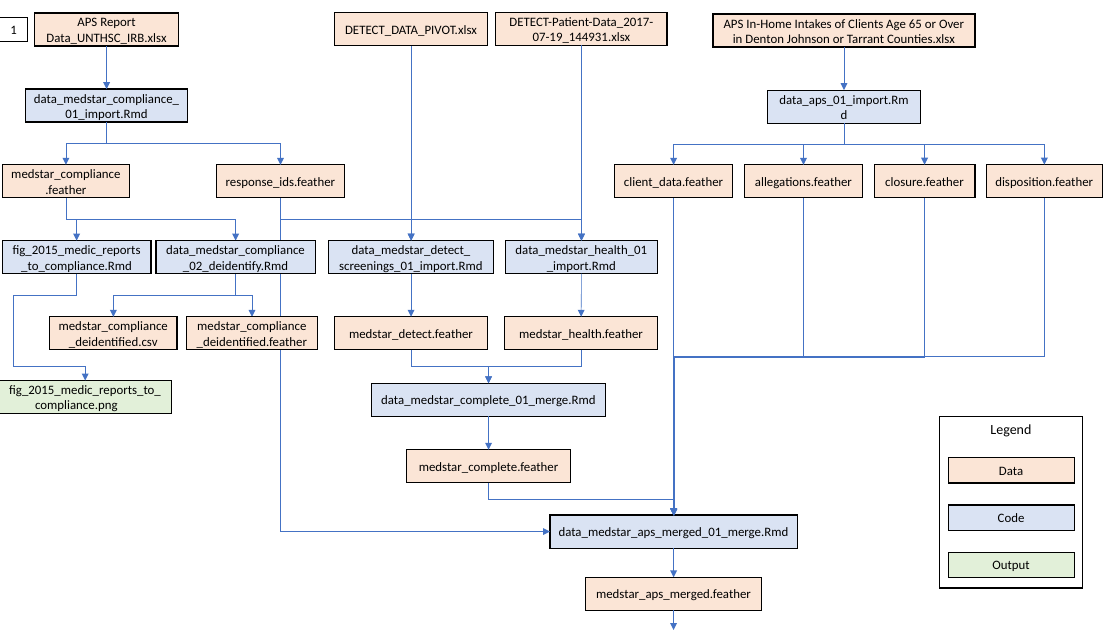
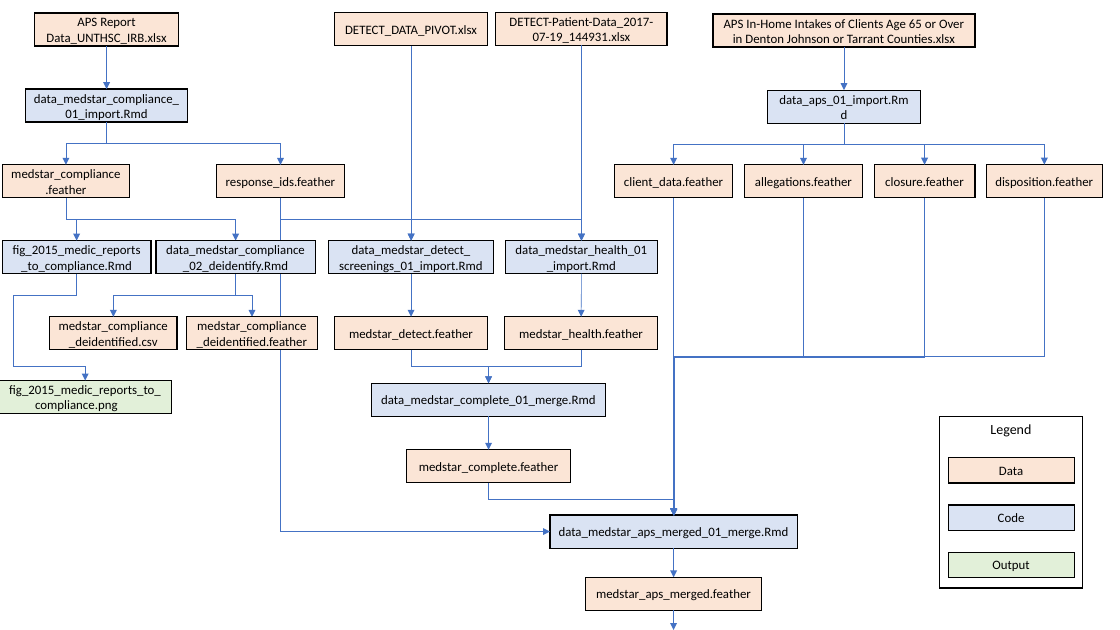
Before and after one commit to brad-cannell/detect_pilot_test_5w, a slide deck: slide 1 of images/project_file_flow_diagram.pptx. Drawn at 1120x630 pixels with LibreOffice and Linux fonts; fonts in the diff are those of the drawing. Boxes give left, top, right and bottom in pixels: in the first picture for what was removed or moved away, otherwise in the second. Text is boxed around its words. In the diff, an @@ line names an element or a change of style, - is before the commit and + after.

```diff
--- a/images/project_file_flow_diagram.pptx
+++ b/images/project_file_flow_diagram.pptx
@@ rectangle removed at <box>0,18,28,42</box> @@
-1
```
Also in this commit, not shown: 2 other files.
